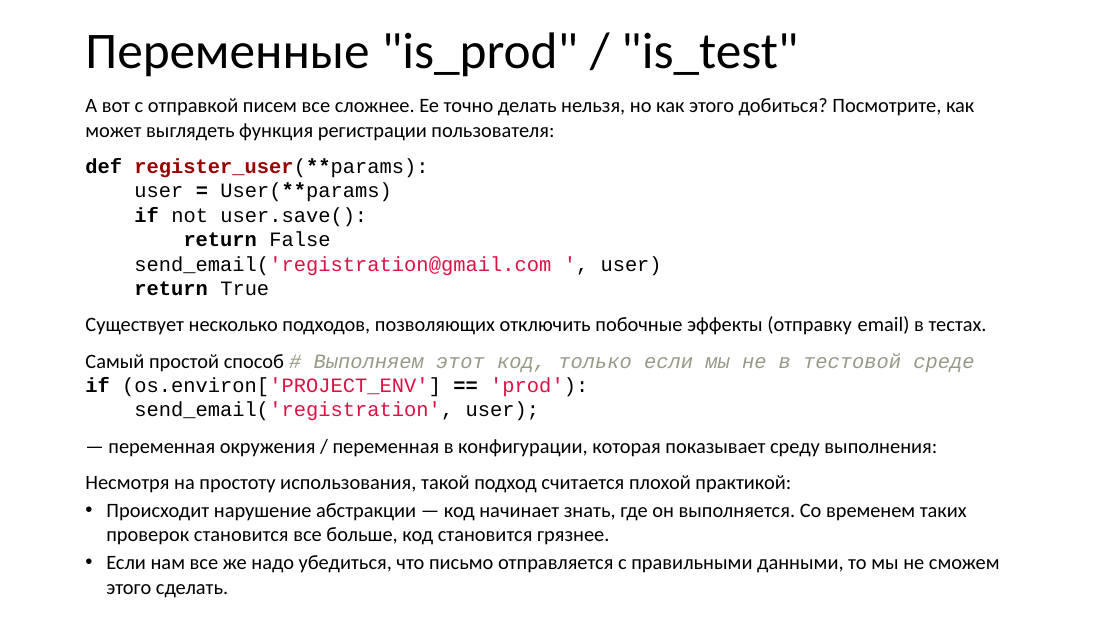
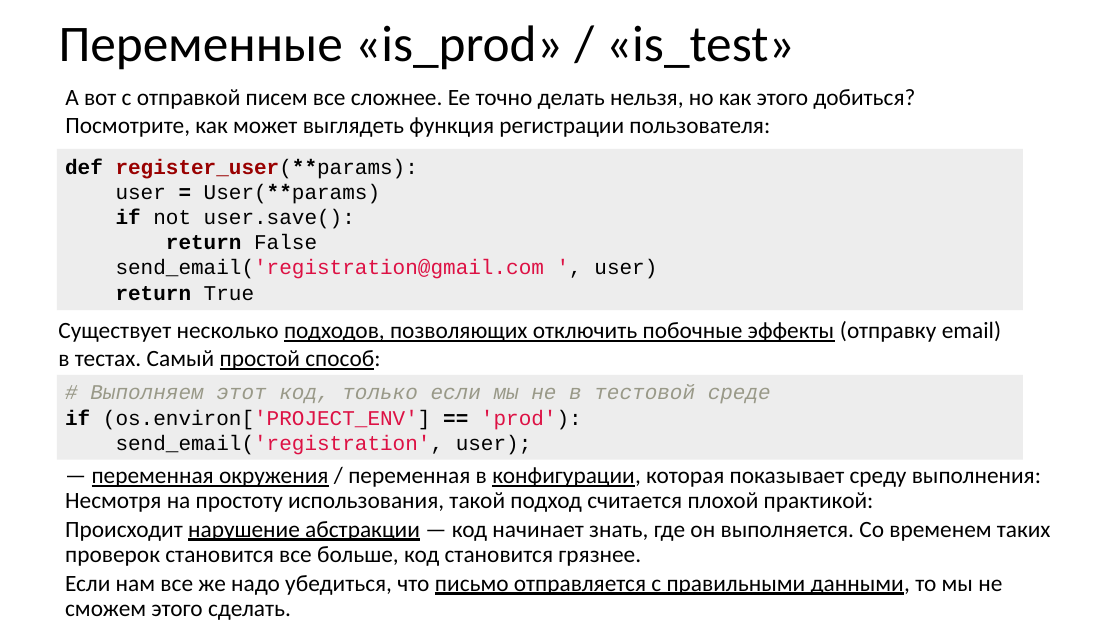
Before and after one commit to xtrueman/prog_instruments, a slide deck: slide 73 of presentations/UnitTests.pptx (slide 72 before the commit). Drawn at 1120x630 pixels with LibreOffice and Linux fonts; fonts in the diff are those of the drawing. Boxes give left, top, right and bottom in pixels: in the first picture for what was removed or moved away, otherwise in the second. Text is boxed around its words. In the diff, an @@ line names an element or a change of style, - is before the commit and + after.

```diff
--- a/presentations/UnitTests.pptx
+++ b/presentations/UnitTests.pptx
@@ title at (59,25,795,70): text changed @@
-Переменные "is_prod" / "is_test"
+Переменные «is_prod» / «is_test»
@@ text "А вот с отправкой писем ...": place and size @@
-text "А вот с отправкой писем ..." at (85,98,1000,598)
+text "А вот с отправкой писем ..." at (65,89,915,137)
@@ text "А вот с отправкой писем ..." at (65,89,915,137): size 17.5 to 20 pt @@
@@ rectangle added at (57,149,1023,310), fill #EDEDED, 18 pt, text #000000 @@
+def register_user(**params):
+user = User(**params)
+if not user.save():
+return False
+send_email('registration@gmail.com ', user)
+return True
@@ text at (85,158,1000,598): paragraphs removed @@
-def register_user(**params):
-user = User(**params)
-if not user.save():
-return False
-send_email('registration@gmail.com ', user)
-return True
-Существует несколько подходов, позволяющих отключить побочные эффекты (отправку email) в тестах.
-Самый простой способ # Выполняем этот код, только если мы не в тестовой среде
-if (os.environ['PROJECT_ENV'] == 'prod'):
-send_email('registration', user);
-— переменная окружения / переменная в конфигурации, которая показывает среду выполнения:
-Несмотря на простоту использования, такой подход считается плохой практикой:
-• Происходит нарушение абстракции — код начинает знать, где он выполняется. Со временем таких проверок становится все больше, код становится грязнее.
-• Если нам все же надо убедиться, что письмо отправляется с правильными данными, то мы не сможем этого сделать.
@@ text added at (58,321,1001,370), 20 pt, text #000000, underline @@
+Существует несколько подходов, позволяющих отключить побочные эффекты (отправку email) в тестах. Самый простой способ:
@@ rectangle added at (57,375,1023,460), fill #EDEDED, 18 pt, text #999988 @@
+# Выполняем этот код, только если мы не в тестовой среде
+if (os.environ['PROJECT_ENV'] == 'prod'):
+send_email('registration', user);
@@ text added at (65,467,1051,620), 20 pt, text #000000 @@
+— переменная окружения / переменная в конфигурации, которая показывает среду выполнения:
+Несмотря на простоту использования, такой подход считается плохой практикой:
+Происходит нарушение абстракции — код начинает знать, где он выполняется. Со временем таких проверок становится все больше, код становится грязнее.
+Если нам все же надо убедиться, что письмо отправляется с правильными данными, то мы не сможем этого сделать.
```
Also in this commit, not shown: 33 other slides changed, 2 slides added.
